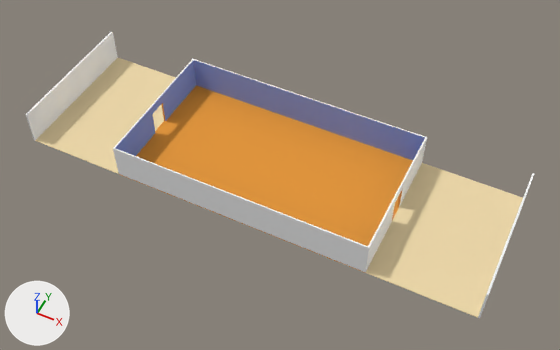
Renders of the Blender file iggj19-game/Assets/Models/Wohnungsmodul-ohne-Fenster.blend from each side of a commit.
Camera for both pictures: a 50 mm camera at (4.12, -7.91, 9.79) aimed at (0.24, -0.15, 0.09). The lights are fixed; the arrows at lower left show +X, +Y and +Z.

The older version as bpy lines, for what is in view:
```python
me_cube_005 = bpy.data.meshes.new('Cube.005')
me_cube_005.from_pydata(...)  # 258 vertices, 238 faces; spans x -2.25..0.0, y -1.27..0.0, z -0.01..0.63
# faces by material slot: [116, 72, 50]
me_cube_005.materials.append(mat_floor_001)  # orange #e79a40
me_cube_005.materials.append(mat_wall)  # white #fdfdfd
me_cube_005.materials.append(mat_inner_wall)  # blue #8ca2e7
me_cube_006 = bpy.data.meshes.new('Cube.006')
me_cube_006.from_pydata(...)  # 280 vertices, 278 faces; spans x -4.04..-2.25, y -1.27..1.27, z -0.01..0.63
# faces by material slot: [158, 120]
me_cube_006.materials.append(mat_floor)  # beige #ecd7a9
me_cube_006.materials.append(mat_wall)  # white #fdfdfd
ob_flur = bpy.data.objects.new('Flur', me_cube_006)
ob_flur.location = (0.0, 0.0, -0.01)
_m = ob_flur.modifiers.new('Mirror', 'MIRROR')
ob_wohnung = bpy.data.objects.new('Wohnung', me_cube_005)
ob_wohnung.location = (0.0, 0.0, -0.01)
_m = ob_wohnung.modifiers.new('Mirror', 'MIRROR')
_m.use_axis = (True, True, False)
_m.use_clip = True
```
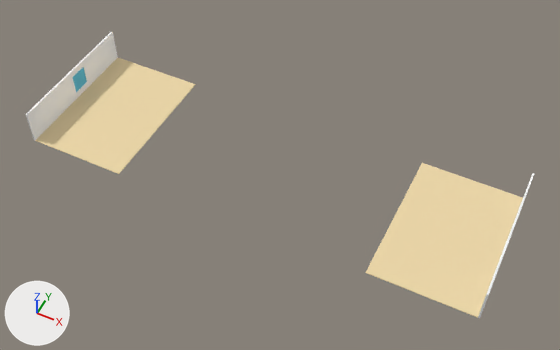
What differs and where, as boxes (x1, y1, x2, y2) in the pictures (560 x 350 px; the box of a moved part takes in the faces that stretch with it):
'Wohnung', hidden: before (113, 59, 427, 273)
'Cube', added: after (73, 67, 87, 92)
part 1 of me_cube_006, moved or reshaped: (56, 49, 525, 274) in both

Patch to the scene script:
```diff
--- a/iggj19-game/Assets/Models/Wohnungsmodul-ohne-Fenster.blend.py
+++ b/iggj19-game/Assets/Models/Wohnungsmodul-ohne-Fenster.blend.py
@@ mat_window @@
+mat_window = diffuse_material('window')
+mat_window.base_color = (0.147, 0.587, 0.8)  # cyan #6bc9e7
@@ me_cube_006 @@
 # used by ob_flur; location = (0.0, 0.0, -0.01)
-me_cube_006.from_pydata(...)  # 280 vertices, 278 faces; spans x -4.04..-2.25, y -1.27..1.27, z -0.01..0.63
+me_cube_006.from_pydata(...)  # 276 vertices, 276 faces; spans x -4.04..-2.25, y -1.27..1.27, z -0.01..0.63
+# me_cube_006 part 1
+# 12 vertices are removed from x -4.04..-4.01, y -0.14..0.42, z 0.13..0.5
+# 36 faces are deleted
+# 24 vertices in x -4.04..-2.25, y 0.42, z -0.01..0.63 move by (0.0, -0.11, 0.0)
+# 24 vertices in x -4.04..-2.25, y -0.14, z -0.01..0.63 move by (0.0, 0.11, 0.0)
+# 8 new vertices lie (0.0, 0.0, 0.12) away from vertices in x -4.04..-4.01, y -0.14..0.42, z 0.01..0.38
+# 34 new faces join them, mat_wall (white #fdfdfd)
 me_cube_006.materials.append(mat_floor)
@@ me_cube @@
+me_cube.from_pydata(...)  # 52 vertices, 43 faces; spans x -0.09..0.09, y -2.03..2.18, z -0.82..4.01
+me_cube.materials.append(mat_window)  # cyan #6bc9e7
@@ ob_wohnung @@
 _m = ob_wohnung.modifiers.new('Mirror', 'MIRROR')
 _m.use_clip = True
+ob_wohnung.hide_set(True)  # its collection is switched off
@@ ob_cube @@
+ob_cube = bpy.data.objects.new('Cube', me_cube)
+ob_cube.location = (-4.03, 0.14, 0.19)
+ob_cube.scale = (0.0769, 0.0769, 0.0769)
+_m = ob_cube.modifiers.new('Mirror', 'MIRROR')
+_m.use_axis = (False, True, False)
+_m.use_clip = True
```
